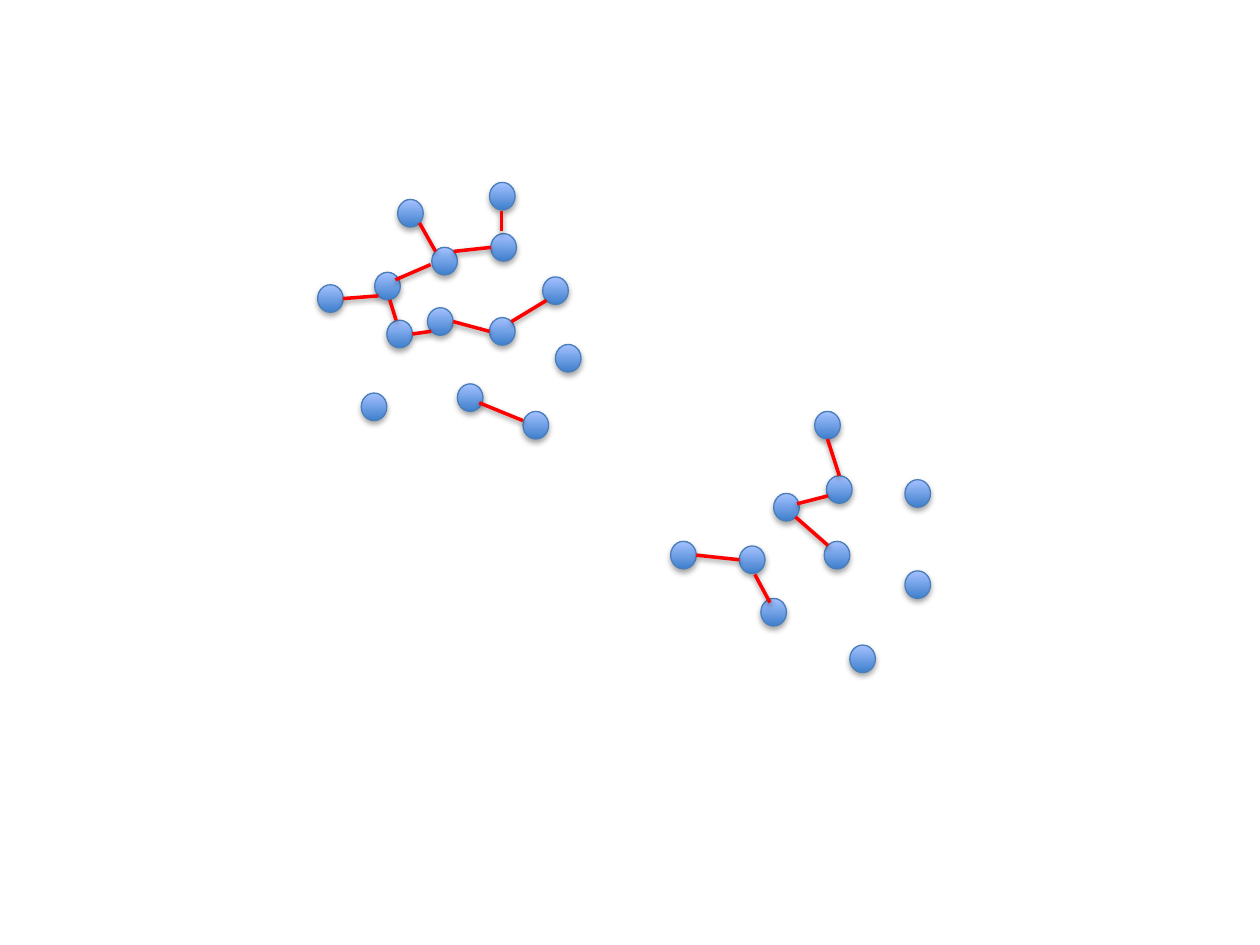
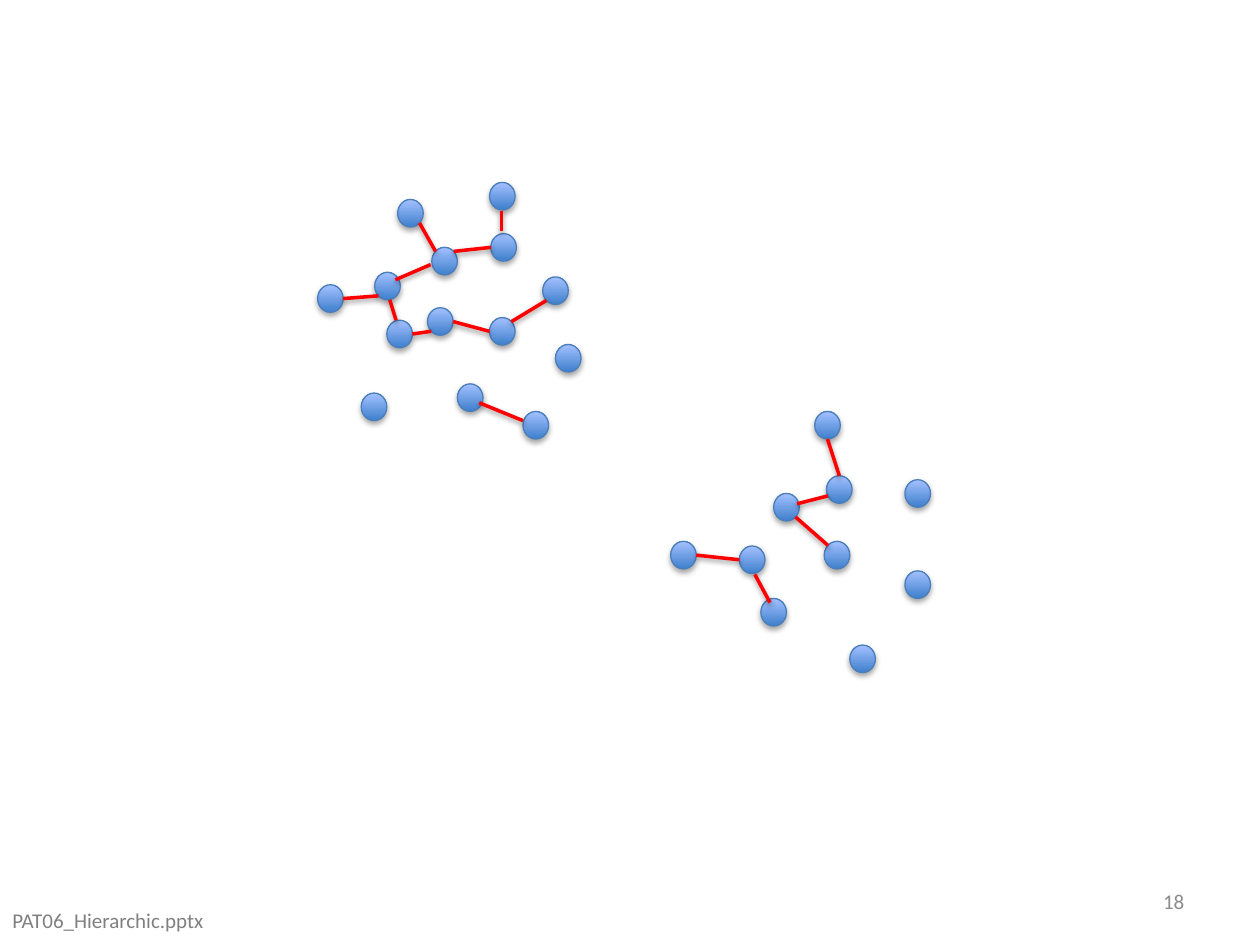
Before and after one commit to domingomery/patrones, a slide deck: slide 18 of clases/Cap06_Clustering/presentations/PAT06_Hierarchic.pptx. Drawn at 1260x945 pixels with LibreOffice and Linux fonts; fonts in the diff are those of the drawing. Boxes give left, top, right and bottom in pixels: in the first picture for what was removed or moved away, otherwise in the second. Text is boxed around its words. In the diff, an @@ line names an element or a change of style, - is before the commit and + after.

```diff
--- a/clases/Cap06_Clustering/presentations/PAT06_Hierarchic.pptx
+++ b/clases/Cap06_Clustering/presentations/PAT06_Hierarchic.pptx
@@ page number added at (1163, 895, 1184, 909), 12 pt, text #8C8C8C @@
+18
@@ text added at (12, 913, 203, 932), 12 pt, text #808080 @@
+PAT06_Hierarchic.pptx
```
Also in this commit, not shown: 29 other slides changed, 5 other files.
